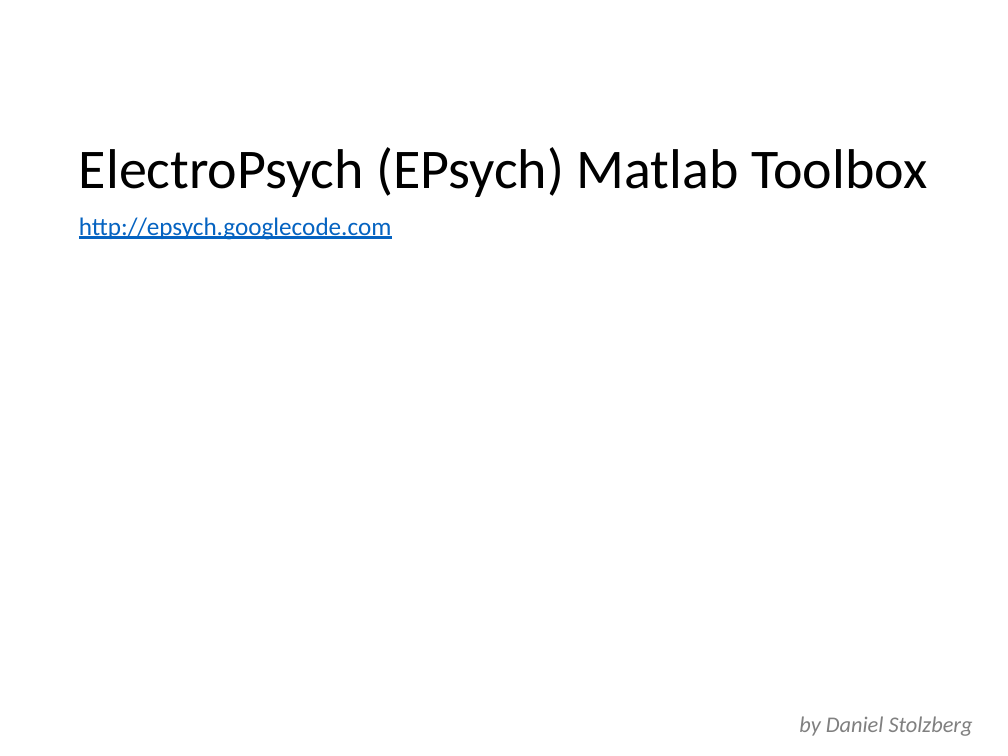
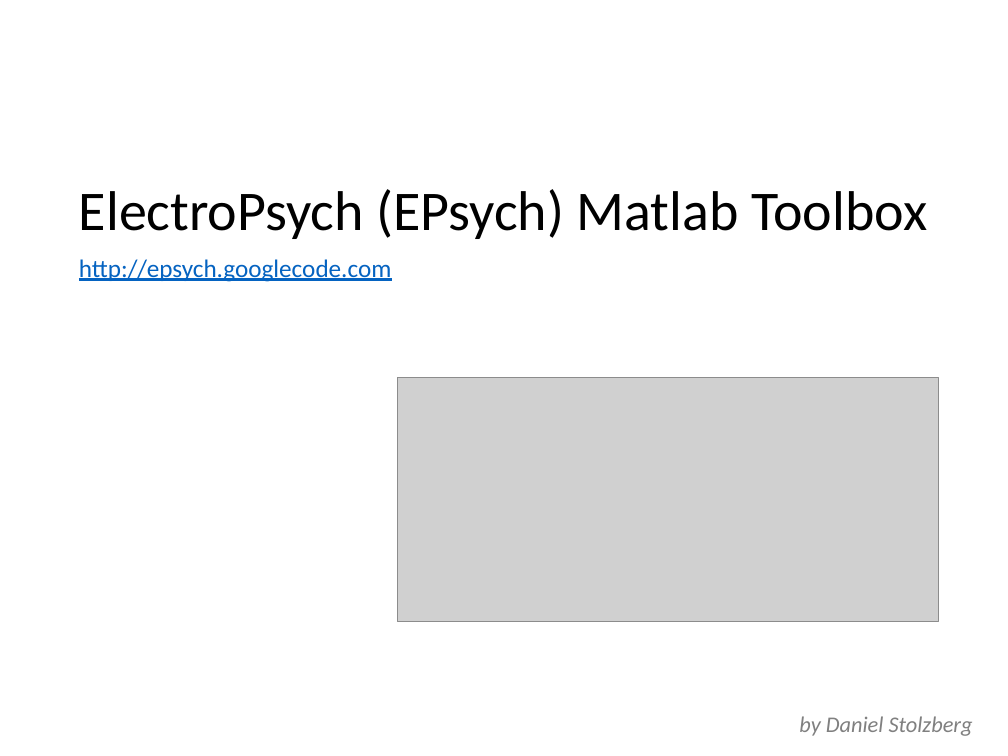
Before and after one commit to dstolz/epsych, a slide deck: slide 1 of trunk/Intro_to_ElectroPsych_Toolbox.pptx. Drawn at 1008x756 pixels with LibreOffice and Linux fonts; fonts in the diff are those of the drawing; grey boxes stand for pictures. Boxes give left, top, right and bottom in pixels: in the first picture for what was removed or moved away, otherwise in the second. Text is boxed around its words. In the diff, an @@ line names an element or a change of style, - is before the commit and + after.

```diff
--- a/trunk/Intro_to_ElectroPsych_Toolbox.pptx
+++ b/trunk/Intro_to_ElectroPsych_Toolbox.pptx
@@ title "ElectroPsych (EPsych) Matlab Toolbox": place and size @@
-title "ElectroPsych (EPsych) Matlab Toolbox" at (79, 147, 927, 197)
+title "ElectroPsych (EPsych) Matlab Toolbox" at (79, 189, 927, 239)
@@ text "http://epsych.googlecode.com": place and size @@
-text "http://epsych.googlecode.com" at (79, 217, 392, 240)
+text "http://epsych.googlecode.com" at (79, 259, 392, 282)
@@ picture added at (397, 378, 938, 622) @@
```
Also in this commit, not shown: 3 slides added, 1 other file.
